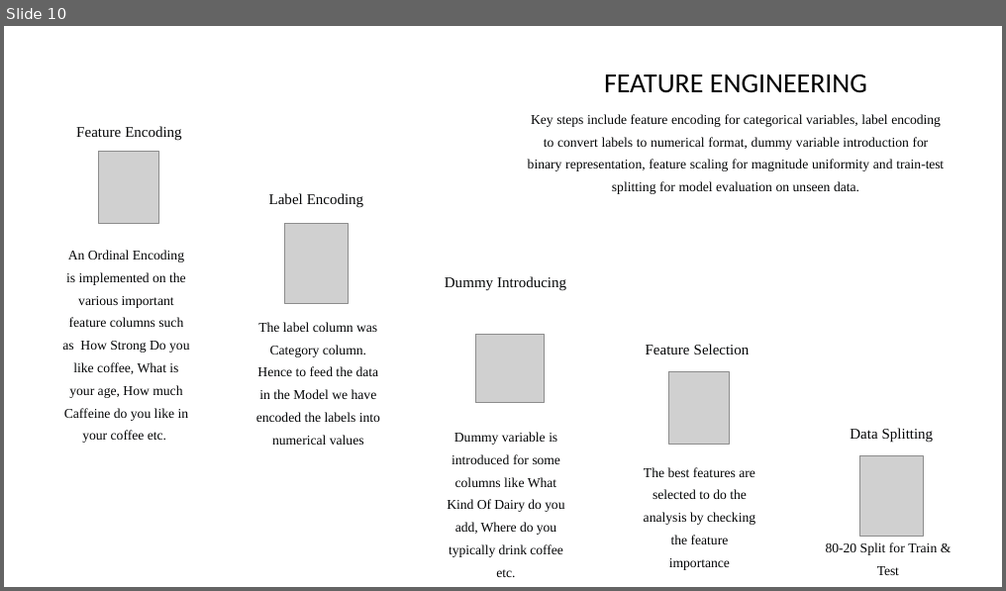
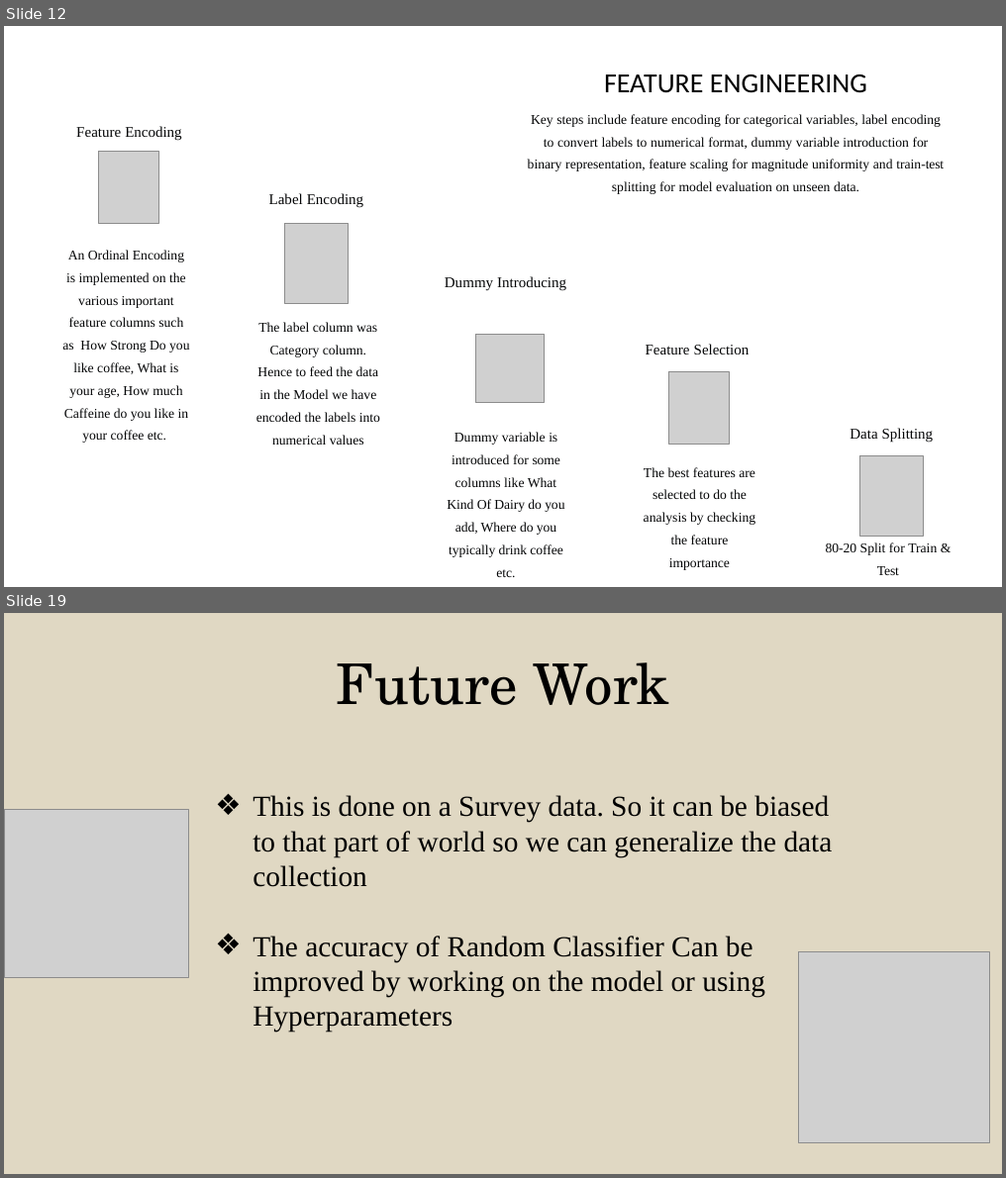
Before and after one commit to subhajyotirkmveri/Econometrics_project_matter, a slide deck: Project/Econometrics.pptx. Shown one above the other, each under a label of ours: slide 10 before the commit, slides 12 and 19 after it; the slides between them are not shown. The pictures are 1006x591 and 1006x1178 pixels, drawn with LibreOffice and Linux fonts; fonts in the diff are those of the drawing; grey boxes stand for pictures; background and template pictures are left out. Boxes give left, top, right and bottom in pixels: in the first picture for what was removed or moved away, otherwise in the second. Text is boxed around its words. In the diff, an @@ line names an element or a change of style, - is before the commit and + after.

```diff
--- a/Project/Econometrics.pptx
+++ b/Project/Econometrics.pptx
@@ slide 19 added at <box>4,613,1002,1174</box>, background #E0D8C3 @@
@@ text added at <box>336,663,670,705</box>, 54 pt, text #000000 @@
+Future Work
@@ picture added at <box>4,810,189,978</box> @@
@@ text added at <box>252,795,833,1033</box>, 28 pt, text #000000 @@
+❖ This is done on a Survey data. So it can be biased to that part of world so we can generalize the data collection
+❖ The accuracy of Random Classifier Can be improved by working on the model or using Hyperparameters
@@ picture added at <box>798,952,989,1143</box> @@
@@ what was slide 10 is now slide 12 @@
```
Also in this commit, not shown: 6 slides changed, 10 other slides added, 2 slides removed.
